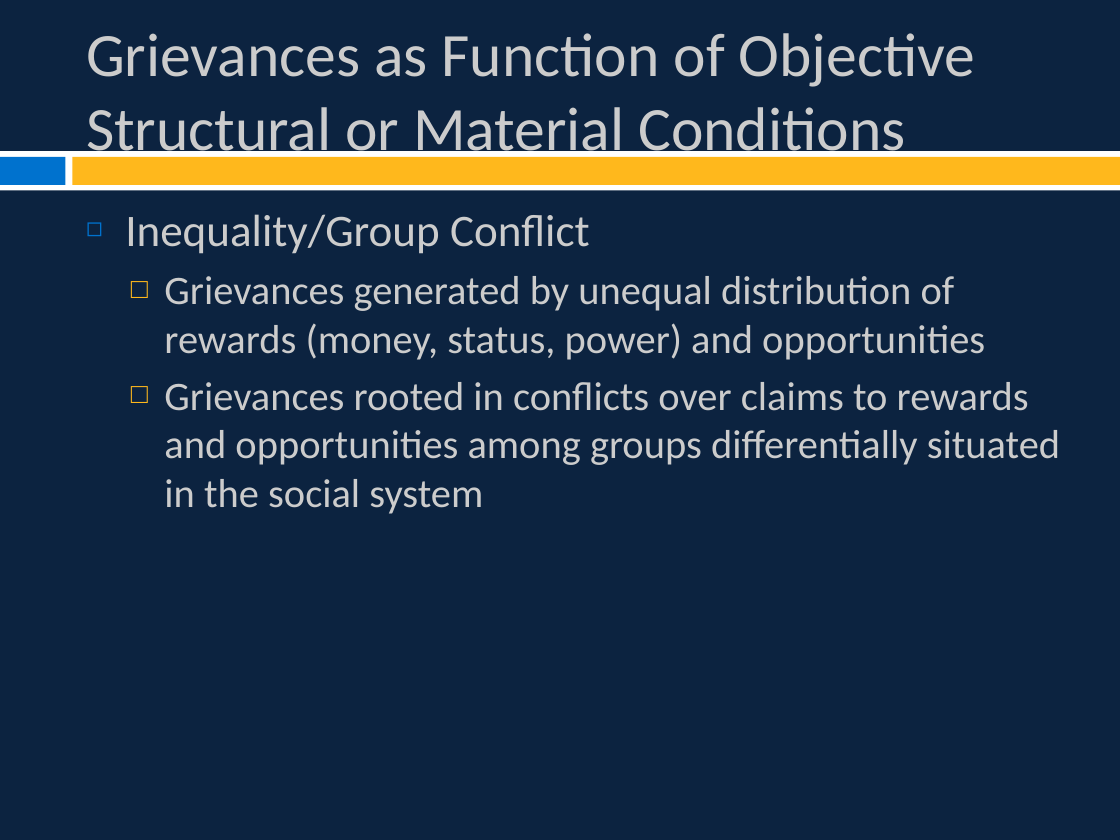
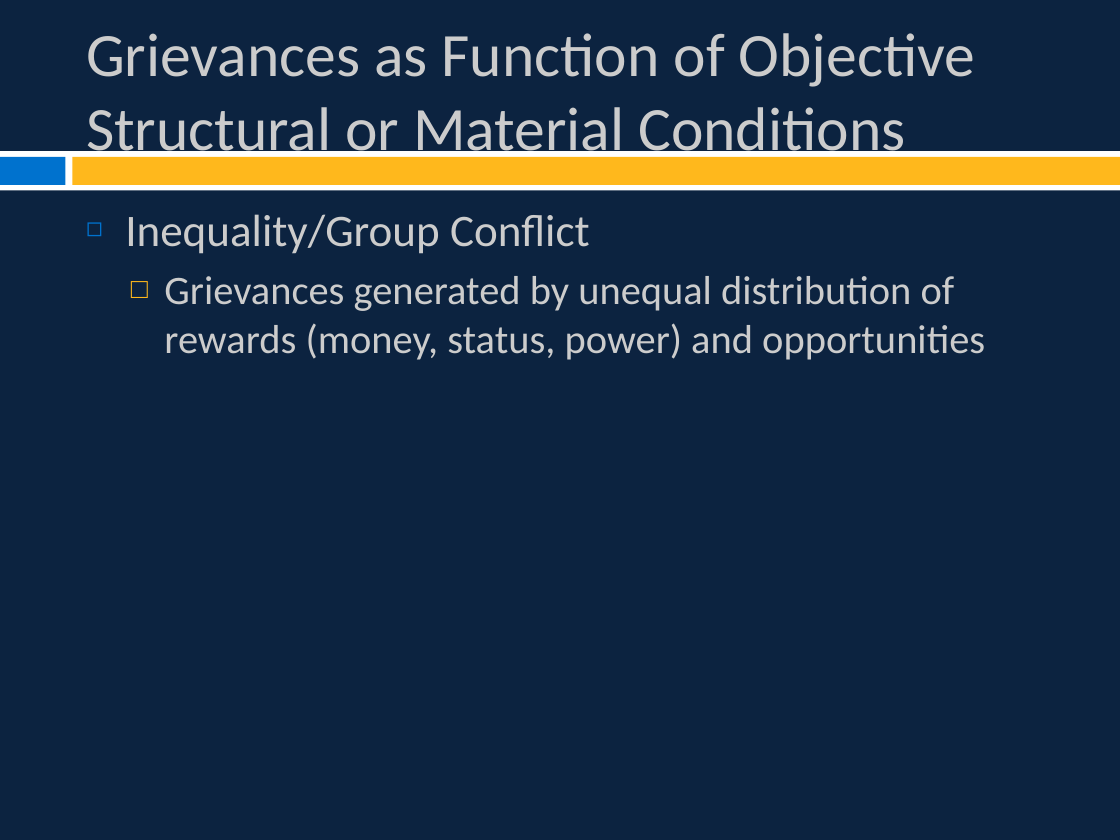
Before and after one commit to burrelvannjr/movements_csuf, a slide deck: slide 9 of ppts/Chapter 2 Slides.pptx. Drawn at 1120x840 pixels with LibreOffice and Linux fonts; fonts in the diff are those of the drawing. Boxes give left, top, right and bottom in pixels: in the first picture for what was removed or moved away, otherwise in the second. Text is boxed around its words. In the diff, an @@ line names an element or a change of style, - is before the commit and + after.

```diff
--- a/ppts/Chapter 2 Slides.pptx
+++ b/ppts/Chapter 2 Slides.pptx
@@ text at (164,382,1060,514): paragraph removed @@
-  □ Grievances rooted in conflicts over claims to rewards and opportunities among groups differentially situated in the social system
```
Also in this commit, not shown: 8 other slides changed, 5 slides added.
